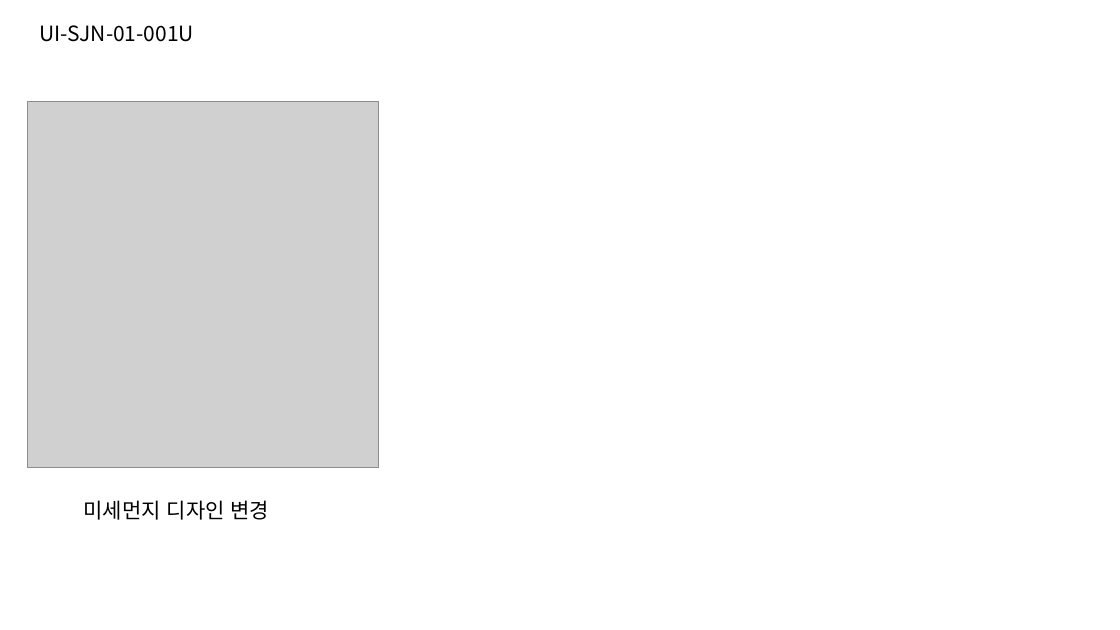
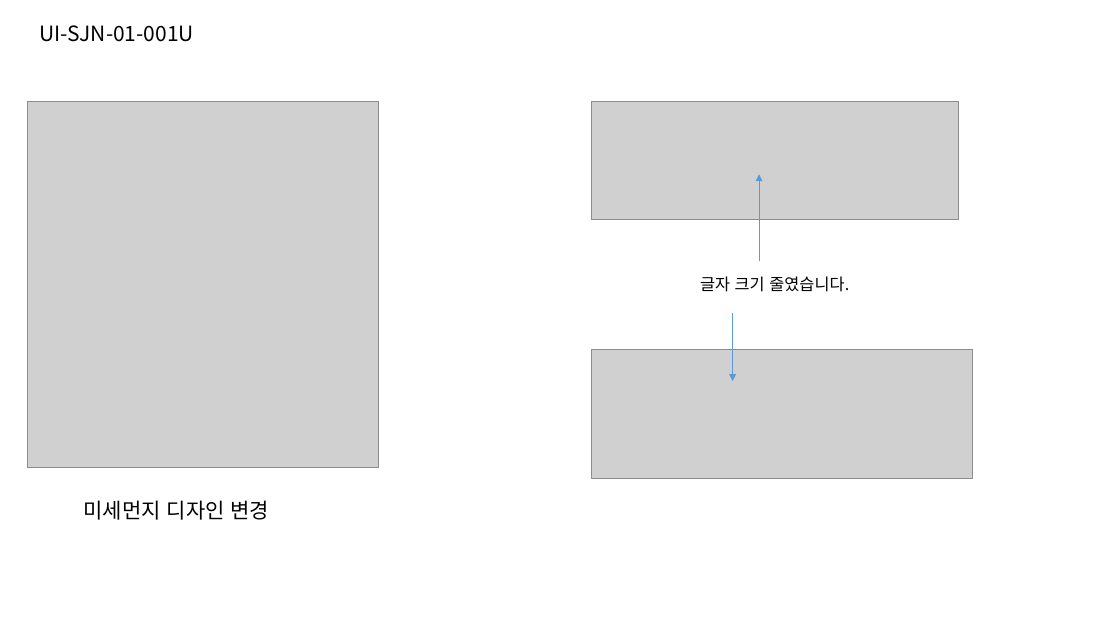
Before and after one commit to jeoungGyy/sejong, a slide deck: slide 1 of ppt/05-10.pptx. Drawn at 1120x630 pixels with LibreOffice and Linux fonts; fonts in the diff are those of the drawing; grey boxes stand for pictures. Boxes give left, top, right and bottom in pixels: in the first picture for what was removed or moved away, otherwise in the second. Text is boxed around its words. In the diff, an @@ line names an element or a change of style, - is before the commit and + after.

```diff
--- a/ppt/05-10.pptx
+++ b/ppt/05-10.pptx
@@ picture added at bbox=[592, 102, 959, 219] @@
@@ arrow added from (760, 261) to (760, 174), #5B9BD5 0.5 pt @@
@@ text added at bbox=[700, 276, 849, 292], 14 pt, text #000000 @@
+글자 크기 줄였습니다.
@@ arrow added from (733, 313) to (733, 381), #5B9BD5 0.5 pt @@
@@ picture added at bbox=[592, 350, 973, 478] @@
```
Also in this commit, not shown: 3 slides added, 13 other files.
